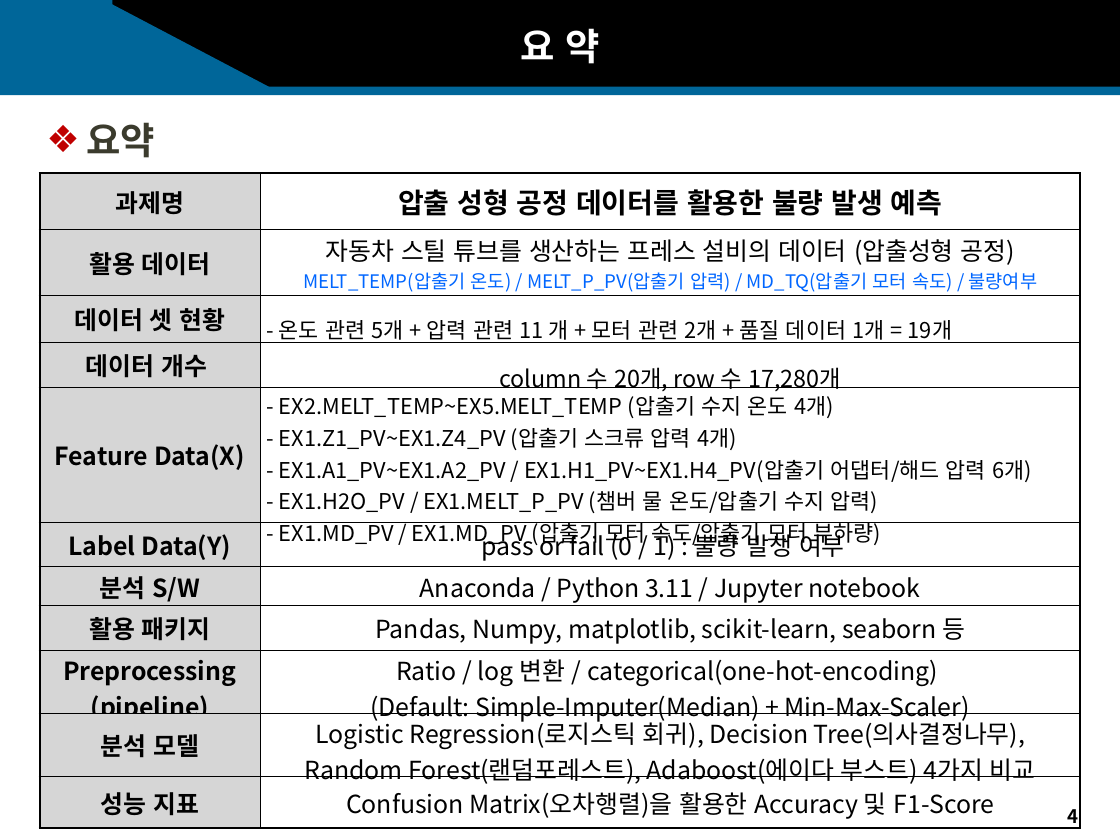
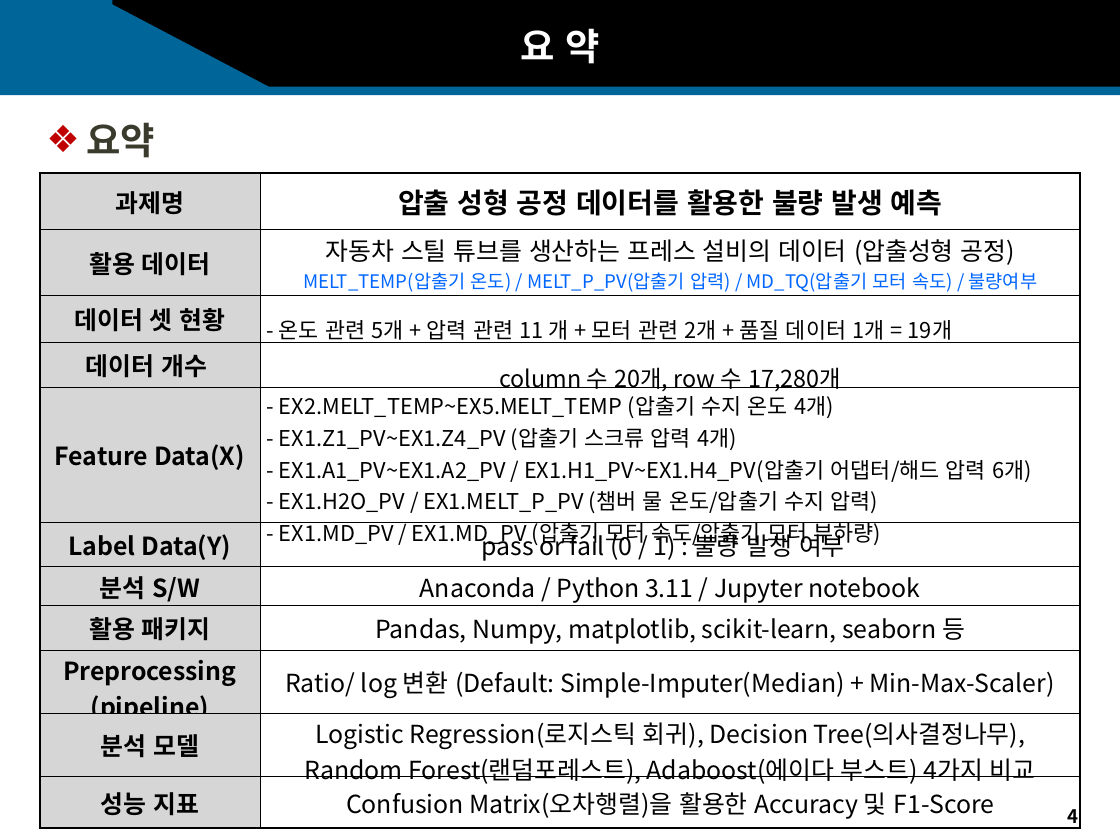
Before and after one commit to sakura09040904/Portfolio, a slide deck: slide 4 of 2. 1학년2학기/1. 어프렌티스 프로젝트/11주차_기말프로젝트/11주차_과제_발표자료.pptx. Drawn at 1120x840 pixels with LibreOffice and Linux fonts; fonts in the diff are those of the drawing; background and template pictures are left out. Boxes give left, top, right and bottom in pixels: in the first picture for what was removed or moved away, otherwise in the second. Text is boxed around its words. In the diff, an @@ line names an element or a change of style, - is before the commit and + after.

```diff
--- a/2. 1학년2학기/1. 어프렌티스 프로젝트/11주차_기말프로젝트/11주차_과제_발표자료.pptx
+++ b/2. 1학년2학기/1. 어프렌티스 프로젝트/11주차_기말프로젝트/11주차_과제_발표자료.pptx
@@ table at (39, 174, 1080, 829) @@
-row 9, column 2: Ratio / log 변환 / categorical(one-hot-encoding) / (Default: Simple-Imputer(Median) + Min-Max-Scaler)
+row 9, column 2: Ratio/ log 변환 (Default: Simple-Imputer(Median) + Min-Max-Scaler)
```
Also in this commit, not shown: 2 other slides changed, 7 slides added, 1 other file.
